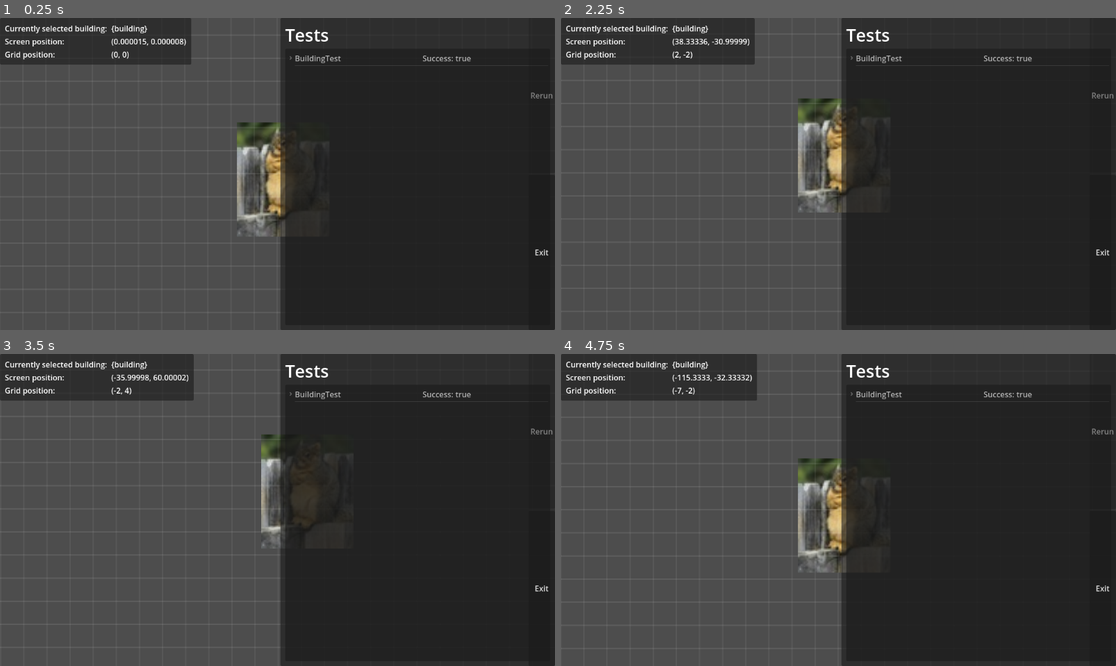
Above: before the commit, frames 1-4 (two rows, left to right).
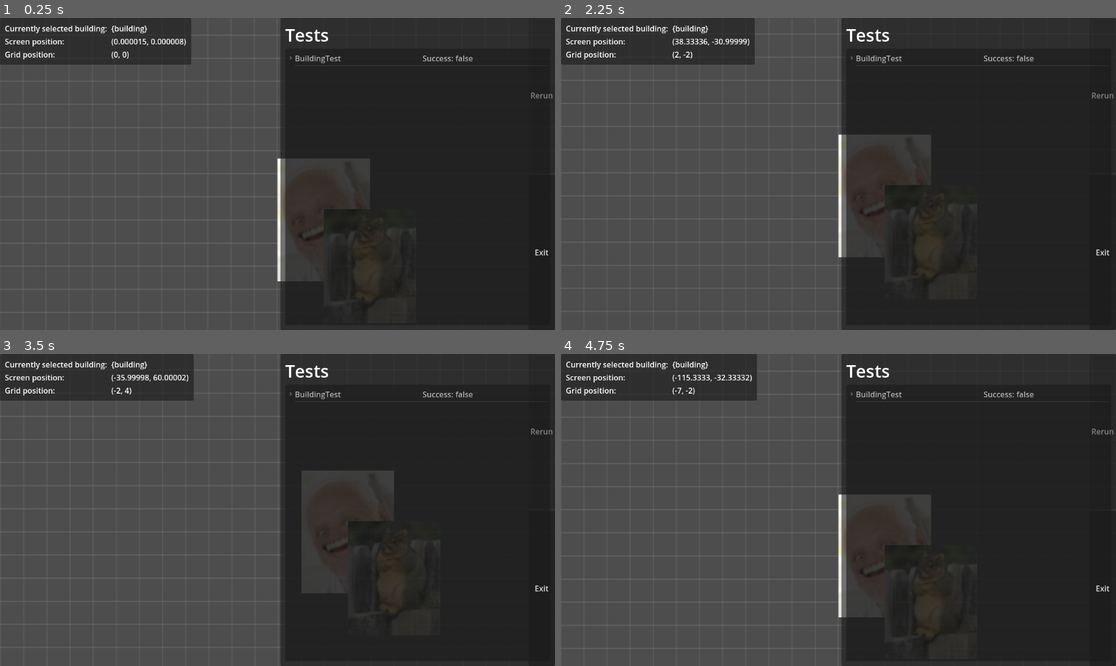
Above: after the commit, the same moments.

Repository: atomazu/vtuber-jam
Game: Godot game, scene res://tests.tscn
The game is run twice, just before and just after one commit, with the same random seed, the same clock (stepped at 60 frames per second) and the same inputs. This scene is started directly instead of the project's main scene.
Inputs (mouse positions are in pixels of both pictures, inside the frame that each line leads up to):
- Up to frame 1 (0.25 s): no input
- Up to frame 2 (2.25 s): tap Enter at 0.5, 2 s; move the mouse to (960, 158) at 0.52 s; click (960, 158) at 0.6 s; right-click (960, 158) at 0.8 s; tap Space at 1.25 s; move the mouse to (727, 189) at 1.27 s; right-click (727, 189) at 1.35 s; click (727, 189) at 1.55 s; move the mouse to (894, 105) at 2.02 s; tap S (cam_down) at 2.1 s; click (894, 105) at 2.17 s
- Up to frame 3 (3.5 s): right-click (333, 441) at 2.3 s; tap Space at 2.75 s; move the mouse to (249, 572) at 2.77 s; tap A (cam_left) at 2.85 s; click (249, 572) at 3.05 s
- Up to frame 4 (4.75 s): tap Enter at 3.5 s; move the mouse to (1005, 556) at 3.52 s; tap D (cam_right) at 3.6 s; click (1005, 556) at 3.67 s; right-click (1005, 556) at 3.8 s; tap Space at 4.25 s; move the mouse to (672, 463) at 4.27 s; tap W (cam_up) at 4.35 s; click (672, 463) at 4.55 s

The runs differ from the first frame. In frame 1, 3.6% of the frame differs, in the area x 42-86%, y 12-85%; in frame 2, 3.6%; in frame 3, 2.2%; in frame 4, 3.6%.

Commit message:
building some functioning stats

Diff:
--- a/building_system/building.gd
+++ b/building_system/building.gd
@@ -1,8 +1,10 @@
 class_name Building
 extends Node2D
 
-
+var parent = get_parent()
 var sprite: Sprite2D
+var sprite_path: String
+var sprite_death_path: String
 var size: Vector2
 var shot_area: Area2D
 var shot_speed: float
@@ -10,15 +12,19 @@
 var circle_shape: CircleShape2D
 var state: BuildingState
 var enemys
+var health
+var damage
 enum BuildingState {IDLE, SHOOTING, DESTROYED}
 
 func _init(building_data: BuildingData):
 	sprite = Sprite2D.new()
-	sprite.texture = load(building_data.sprite_path)
+	sprite_path = building_data.sprite_path
+	sprite_death_path = building_data.death_sprite_path
+	sprite.texture = load(sprite_path)
 
 
 	circle_shape = CircleShape2D.new()
-	circle_shape.radius = building_data.shot_range
+	circle_shape.radius = building_data.shot_range * Grid.cell_size
 
 	collision_shape = CollisionShape2D.new()
 	collision_shape.shape = circle_shape
@@ -28,11 +34,14 @@
 
 	size = building_data.size
 	shot_speed = building_data.shot_speed
+	health = building_data.health
+	damage = building_data.damage
 
 
 func _ready() -> void:
+	add_child(shot_area)
 	shot_area.add_child(collision_shape)
-	shot_area.body_entered.connect(_on_body_entered)
+	shot_area.area_entered.connect(_on_body_entered)
 	add_child(sprite)
 
 
@@ -41,15 +50,29 @@
 
 
 func remove() -> void:
+	state = BuildingState.DESTROYED
+	remove_child(shot_area)
+	sprite.texture = load(sprite_death_path)
+	await get_tree().create_timer(2).timeout
 	queue_free()
 
 
 
-func _on_body_entered():
+func _on_body_entered(body):
+	print("hi")
 	state = BuildingState.SHOOTING
-	if shot_area.has_overlapping_bodies() && state == BuildingState.SHOOTING:
+	if shot_area.has_overlapping_areas() && state == BuildingState.SHOOTING:
 		await get_tree().create_timer(shot_speed).timeout
-		enemys = shot_area.get_overlapping_bodies()
+		if not shot_area.has_overlapping_areas() || not state == BuildingState.SHOOTING: return
+		enemys = shot_area.get_overlapping_areas()
 		print(enemys[0])
-		_on_body_entered()
+		enemys[0].get_parent().get_damaged(damage)
+		_on_body_entered(body)
 	state = BuildingState.IDLE
+
+
+func get_damaged(got_damage: int):
+	health -= got_damage
+	if health <= 0:
+		remove()
+	pass
--- a/building_system/building_factory.gd
+++ b/building_system/building_factory.gd
@@ -13,13 +13,13 @@
 					"Arrow Tower",
 					"res://assets/R.jpeg",
 					"",
-					"",
+					"res://assets/RDead.jpg",
+					5,
 					0,
+					1,
+					4,
 					0,
-					0,
-					0,
-					0,
-					3,
+					10,
 					BuildingData.ShotType.DEFAULT,
 					Vector2.ONE
 
@@ -32,12 +32,12 @@
 					"res://assets/test_building.png",
 					"",
 					"",
+					10,
 					0,
+					2,
+					5,
 					0,
-					0,
-					0,
-					0,
-					10,
+					3,
 					BuildingData.ShotType.DEFAULT,
 					Vector2.ONE
 				)
--- a/tests/building_test.gd
+++ b/tests/building_test.gd
@@ -2,8 +2,8 @@
 extends Test
 
 var buildingfactory = BuildingFactory.new()
-var building = buildingfactory.create_bulding(BuildingFactory.Type.ARROW_TOWER)
-var building2 = buildingfactory.create_bulding(buildingfactory.Type.SNIPER_TOWER)
+var building2 = buildingfactory.create_bulding(BuildingFactory.Type.ARROW_TOWER)
+var building = buildingfactory.create_bulding(buildingfactory.Type.SNIPER_TOWER)
 
 
 func _init() -> void:
@@ -13,8 +13,10 @@
 
 func test_place_building() -> bool:
 	add_child(building)
-	building.place(Vector2.ONE * 4)
-	if building.position == Vector2.ONE * 4:
+	add_child(building2)
+	building.place(Grid.grid_to_screen(Vector2.ONE * 2))
+	building2.place(Grid.grid_to_screen(Vector2.ONE * 4))
+	if building.position == Vector2(0,0):
 		return true
 	return false
 
Binary file added: assets/RDead.jpg
